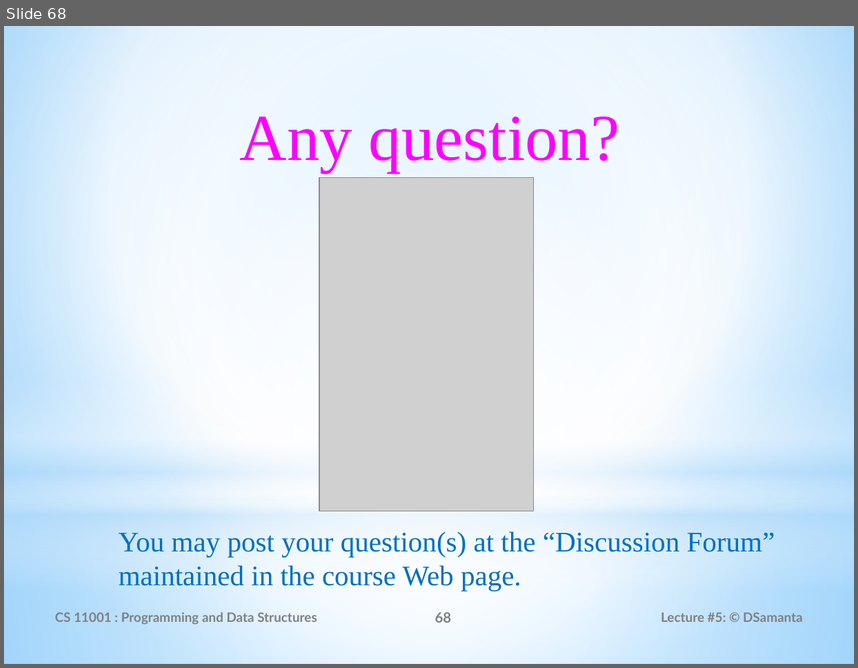
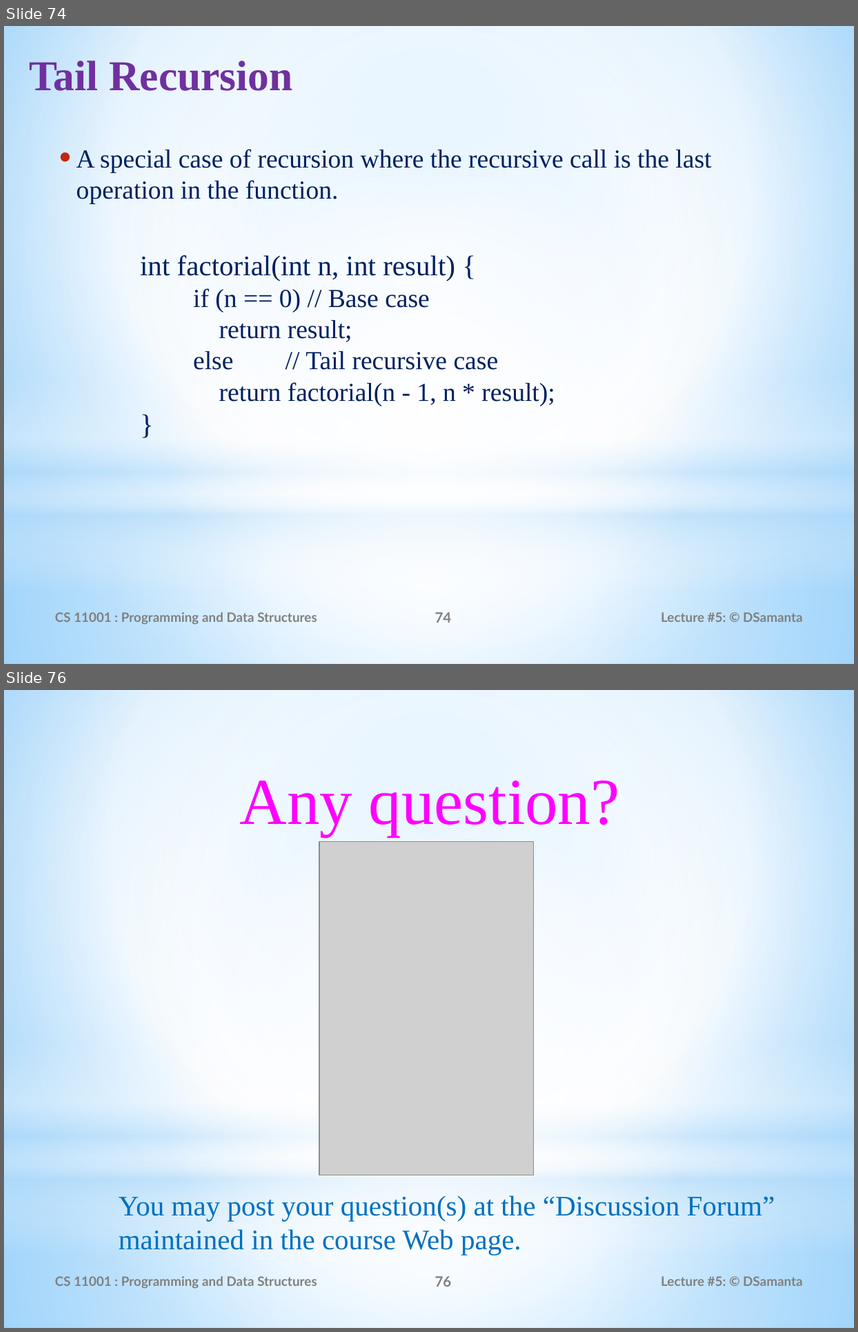
Before and after one commit to alwaysananta/computerProgramming, a slide deck: Slides/Functions_in_C.pptx. Shown one above the other, each under a label of ours: slide 68 before the commit, slides 74 and 76 after it; the slides between them are not shown. The pictures are 858x668 and 858x1332 pixels, drawn with LibreOffice and Linux fonts; fonts in the diff are those of the drawing; grey boxes stand for pictures. Boxes give left, top, right and bottom in pixels: in the first picture for what was removed or moved away, otherwise in the second. Text is boxed around its words. In the diff, an @@ line names an element or a change of style, - is before the commit and + after.

```diff
--- a/Slides/Functions_in_C.pptx
+++ b/Slides/Functions_in_C.pptx
@@ slide 74 added at (4,26,854,664), background gradient #9ED5FF to #FFFFFF to #5BB9FF; not listed: 4 template elements that a slide beside it also shows @@
@@ title added at (30,60,293,91), 36 pt, text #7030A0, bold @@
+Tail Recursion
@@ text added at (76,149,711,406), 22 pt, text #002060 @@
+  • A special case of recursion where the recursive call is the last operation in the function.
+      int factorial(int n, int result) {
+        if (n == 0) // Base case
+        return result;
+        else // Tail recursive case
+        return factorial(n - 1, n * result);
+      }
@@ text added at (55,612,317,624), 11 pt, text #808080, bold @@
+CS 11001 : Programming and Data Structures
@@ page number added at (435,612,452,622), 12 pt, text #808080, bold @@
+74
@@ text added at (661,612,803,621), 11 pt, text #808080, bold @@
+Lecture #5: © DSamanta
@@ what was slide 68 is now slide 76 @@
@@ page number at (435,1276,452,1286): text changed @@
-68
+76
```
Also in this commit, not shown: 4 slides changed, 7 other slides added, 1 other file.
